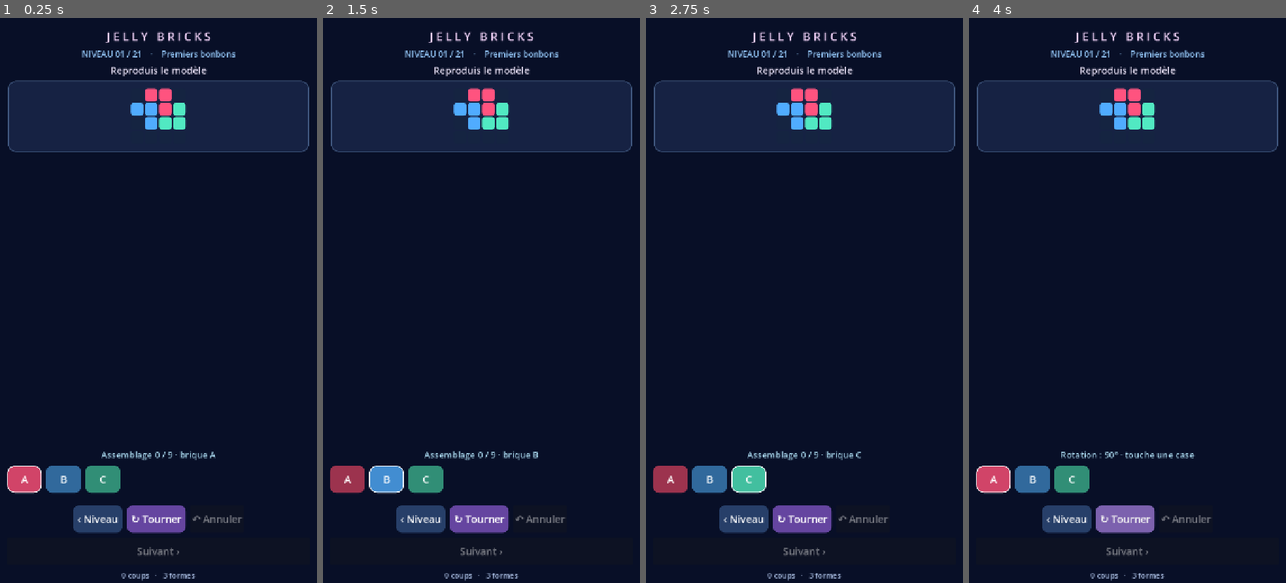
Above: before the commit, frames 1-4 (left to right).
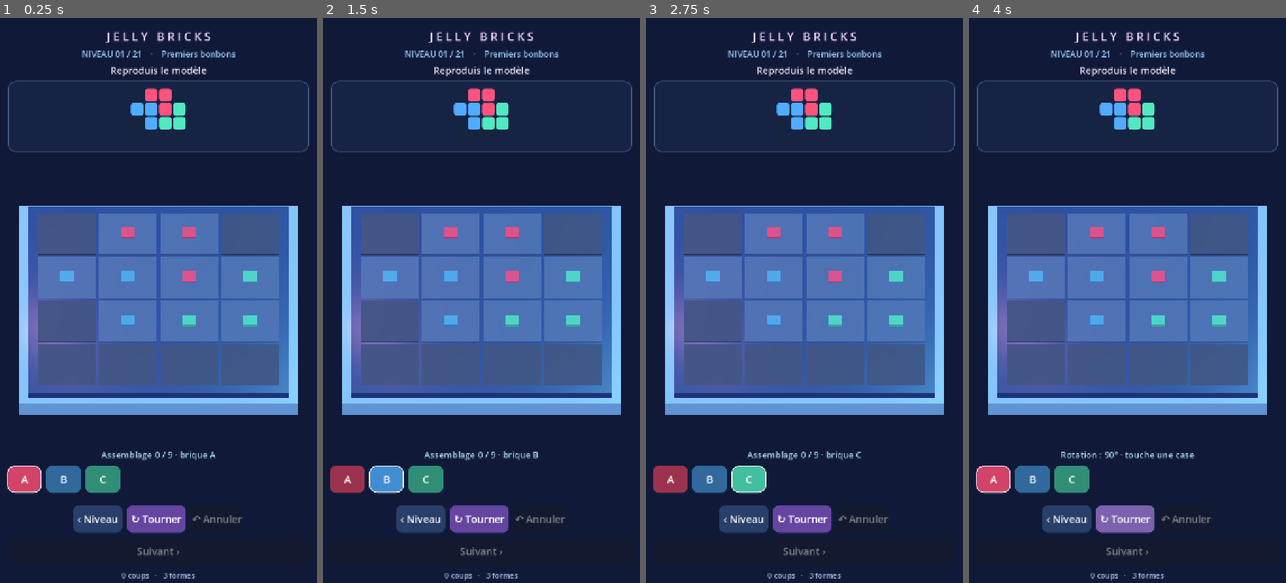
Above: after the commit, the same moments.

Repository: dbrckk/Jelly-bricks
Game: Godot game, scene res://scenes/main.tscn
The game is run twice, just before and just after one commit, with the same random seed, the same clock (stepped at 60 frames per second) and the same inputs.
Inputs:
- Up to frame 1 (0.25 s): no input
- Up to frame 2 (1.5 s): click "A" at 0.5 s; click "B" at 1.25 s
- Up to frame 3 (2.75 s): click "C" at 2 s
- Up to frame 4 (4 s): click "‹ Niveau" at 2.75 s; click "↻ Tourner" at 3.5 s

The runs differ from the first frame. In frame 1, 33% of the frame differs, in the area x 6-94%, y 33-71%; in frame 2, 33%; in frame 3, 33%; in frame 4, 33%.

Commit message:
fix(native): remove opaque CanvasLayer backdrop that hid the entire 3D board

Diff:
--- a/native-godot/scripts/game_root.gd
+++ b/native-godot/scripts/game_root.gd
@@ -147,7 +147,10 @@
     add_child(backdrop)
     background = ColorRect.new()
     background.set_anchors_and_offsets_preset(Control.PRESET_FULL_RECT)
-    background.color = Color("#080f27")
+    # The CanvasLayer renders above the entire 3D scene. An opaque backdrop
+    # here would cover the jelly board on every Android device.
+    background.color = Color(0.031, 0.055, 0.13, 0.0)
+    background.visible = false
     background.mouse_filter = Control.MOUSE_FILTER_IGNORE
     backdrop.add_child(background)
 
